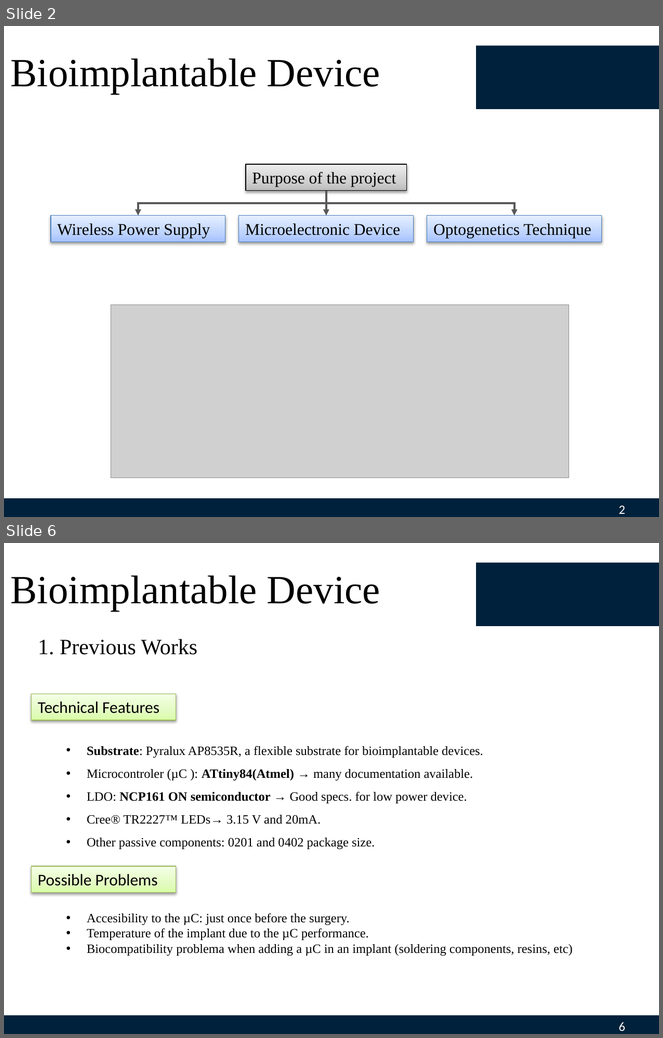
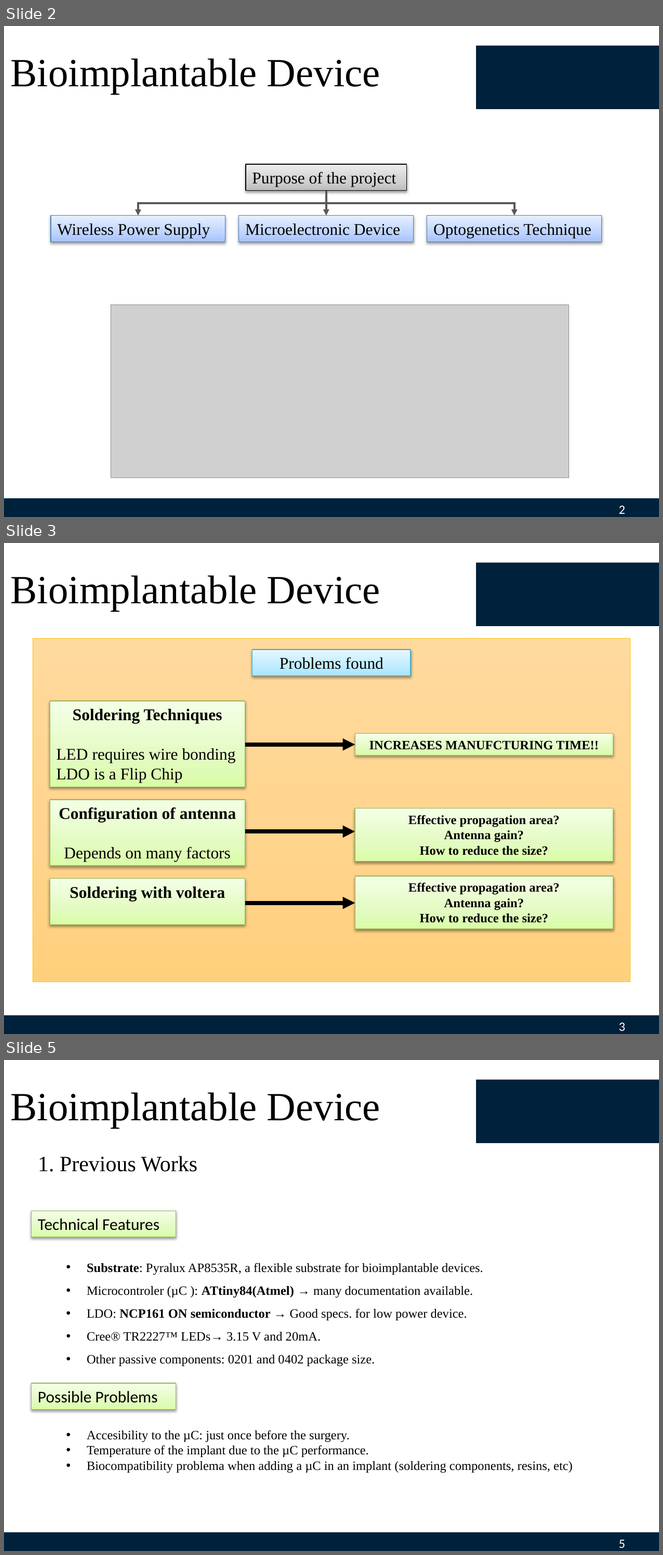
Before and after one commit to GGChe/Bioimplantable_Device, a slide deck: Individual_Contribution/GabrielGaleote/May 15th/May15th.pptx. Shown one above the other, each under a label of ours: slides 2 and 6 before the commit, slides 2, 3 and 5 after it; the slides between them are not shown. The pictures are 663x1038 and 663x1555 pixels, drawn with LibreOffice and Linux fonts; fonts in the diff are those of the drawing; grey boxes stand for pictures; background and template pictures are left out. Boxes give left, top, right and bottom in pixels: in the first picture for what was removed or moved away, otherwise in the second. Text is boxed around its words. In the diff, an @@ line names an element or a change of style, - is before the commit and + after.

```diff
--- a/Individual_Contribution/GabrielGaleote/May 15th/May15th.pptx
+++ b/Individual_Contribution/GabrielGaleote/May 15th/May15th.pptx
@@ slide 3 added at bbox=[4, 543, 659, 1034], background #FFFFFF; not listed: 3 template elements that a slide beside it also shows @@
@@ title added at bbox=[11, 575, 380, 611], 44 pt, text #000000 @@
+Bioimplantable Device
@@ rectangle added at bbox=[33, 638, 631, 982], fill gradient #FFDB9E to #FFD590 to #FFD07C, outline #FFC000 0.5 pt @@
@@ rectangle added at bbox=[253, 650, 411, 676], fill gradient #A7E6FF to #C1EDFF to #E7F8FF, outline #46AAC5 0.75 pt, 18 pt, text #000000 @@
+Problems found
@@ rectangle added at bbox=[50, 701, 245, 787], fill gradient #DAFDA7 to #E4FCC2 to #F5FFE7, outline #98B955 0.75 pt, 18 pt, text #000000 @@
+Soldering Techniques
+LED requires wire bonding
+LDO is a Flip Chip
@@ arrow added from (245, 745) to (355, 745), #000000 4.5 pt @@
@@ rectangle added at bbox=[355, 734, 613, 756], fill gradient #DAFDA7 to #E4FCC2 to #F5FFE7, outline #98B955 0.75 pt, 14 pt, text #000000, bold @@
+INCREASES MANUFCTURING TIME!!
@@ rectangle added at bbox=[50, 800, 245, 866], fill gradient #DAFDA7 to #E4FCC2 to #F5FFE7, outline #98B955 0.75 pt, 18 pt, text #000000, bold @@
+Configuration of antenna
+Depends on many factors
@@ rectangle added at bbox=[355, 808, 613, 861], fill gradient #DAFDA7 to #E4FCC2 to #F5FFE7, outline #98B955 0.75 pt, 14 pt, text #000000, bold @@
+Effective propagation area?
+Antenna gain?
+How to reduce the size?
@@ arrow added from (245, 832) to (355, 832), #000000 4.5 pt @@
@@ rectangle added at bbox=[50, 878, 245, 925], fill gradient #DAFDA7 to #E4FCC2 to #F5FFE7, outline #98B955 0.75 pt, 18 pt, text #000000, bold @@
+Soldering with voltera
@@ rectangle added at bbox=[355, 876, 613, 929], fill gradient #DAFDA7 to #E4FCC2 to #F5FFE7, outline #98B955 0.75 pt, 14 pt, text #000000, bold @@
+Effective propagation area?
+Antenna gain?
+How to reduce the size?
@@ arrow added from (245, 903) to (355, 903), #000000 4.5 pt @@
@@ what was slide 6 is now slide 5 @@
@@ page number at bbox=[619, 1540, 625, 1548]: text changed @@
-6
+5
```
Also in this commit, not shown: 1 slide changed, 1 other slide added, 8 slides removed.
